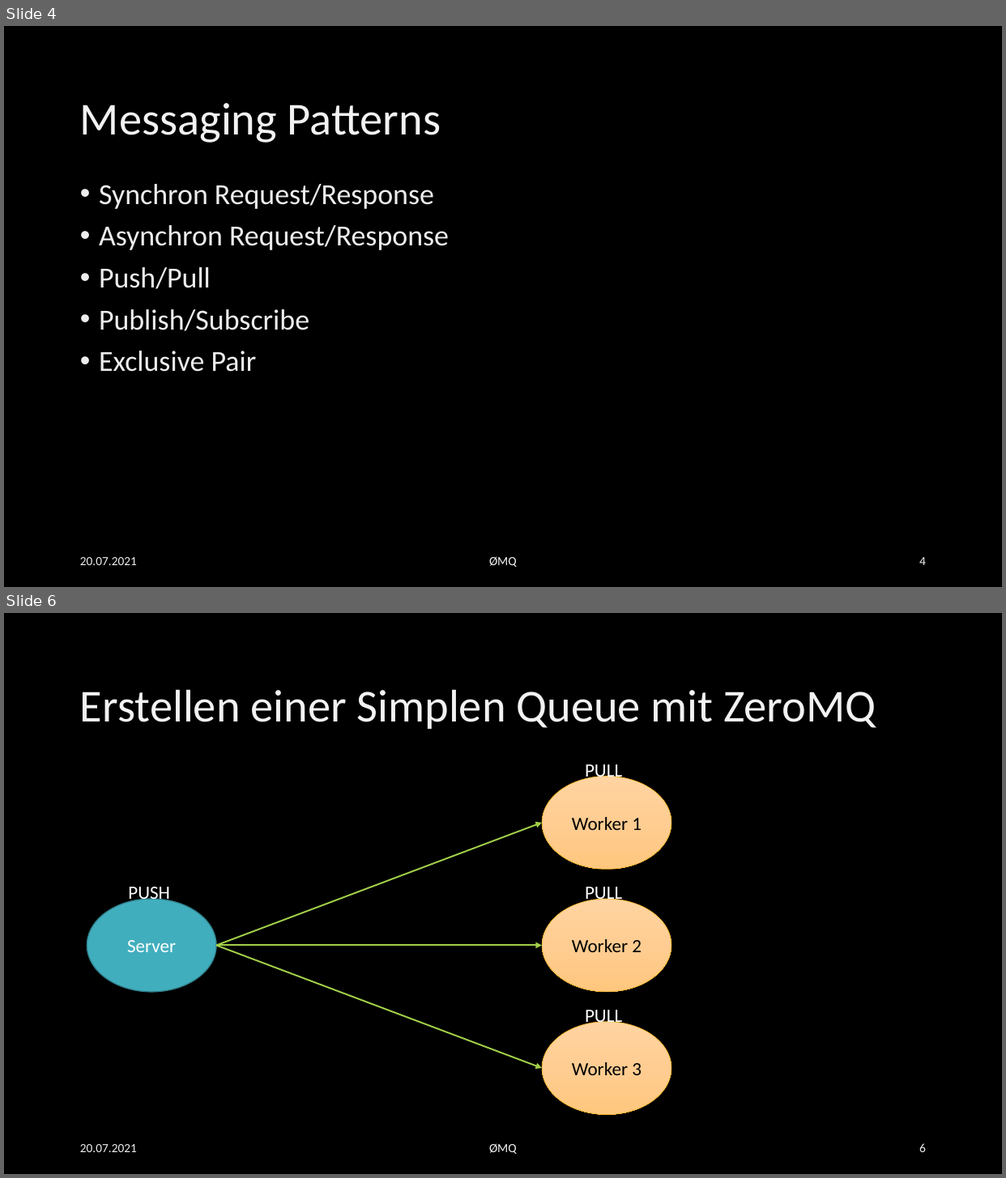
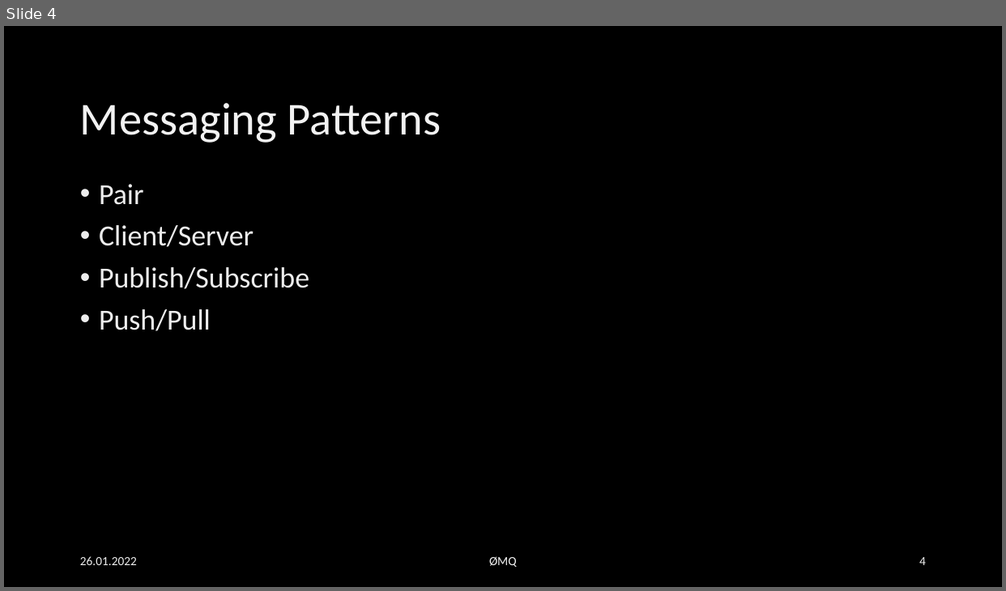
Before and after one commit to EsstBananeImEi/python_kurs, a slide deck: Materialien/Powerpoint/Einfuehrung in ZMQ.pptx. Shown one above the other, each under a label of ours: slides 4 and 6 before the commit, slide 4 after it; the slides between them are not shown. The pictures are 1006x1178 and 1006x591 pixels, drawn with LibreOffice and Linux fonts; fonts in the diff are those of the drawing; background and template pictures are left out. Boxes give left, top, right and bottom in pixels: in the first picture for what was removed or moved away, otherwise in the second. Text is boxed around its words. In the diff, an @@ line names an element or a change of style, - is before the commit and + after.

```diff
--- a/Materialien/Powerpoint/Einfuehrung in ZMQ.pptx
+++ b/Materialien/Powerpoint/Einfuehrung in ZMQ.pptx
@@ slide 6 removed at (4, 613, 1002, 1174), background picture (left out) @@
@@ title removed at (80, 689, 876, 729) @@
-Erstellen einer Simplen Queue mit ZeroMQ
@@ ellipse removed at (543, 776, 671, 869) @@
-Worker 1
@@ text removed at (585, 764, 622, 781) @@
-PULL
@@ arrow removed from (216, 945) to (543, 823) @@
@@ ellipse removed at (87, 899, 216, 992) @@
-Server
@@ text removed at (128, 884, 170, 905) @@
-PUSH
@@ ellipse removed at (543, 899, 671, 992) @@
-Worker 2
@@ text removed at (585, 887, 622, 905) @@
-PULL
@@ arrow removed from (216, 945) to (543, 945) @@
@@ arrow removed from (216, 945) to (543, 1068) @@
@@ ellipse removed at (543, 1022, 671, 1114) @@
-Worker 3
@@ text removed at (585, 1010, 622, 1027) @@
-PULL
@@ text removed at (80, 1144, 137, 1152) @@
-20.07.2021
@@ text removed at (489, 1144, 517, 1154) @@
-ØMQ
@@ page number removed at (919, 1144, 926, 1152) @@
-6
@@ slide 4 changed as well @@
@@ text at (99, 184, 309, 289): text changed @@
-• Synchron Request/Response
-• Asynchron Request/Response
+• Pair
+• Client/Server
+• Publish/Subscribe
@@ text at (99, 310, 309, 372): paragraphs removed @@
-• Publish/Subscribe
-• Exclusive Pair
@@ text at (80, 557, 137, 565): text changed @@
-20.07.2021
+26.01.2022
```
Also in this commit, not shown: 5 other slides changed, 4 slides added, 23 other files.
